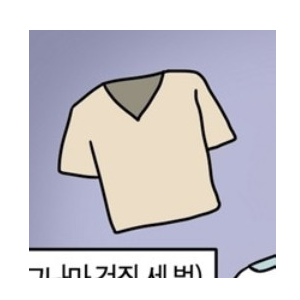
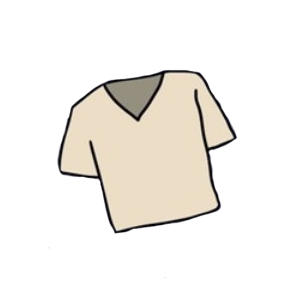
Layer changes from the first 300 × 300 image to the second:
painted on "레이어 7" over [29,30,276,278]
